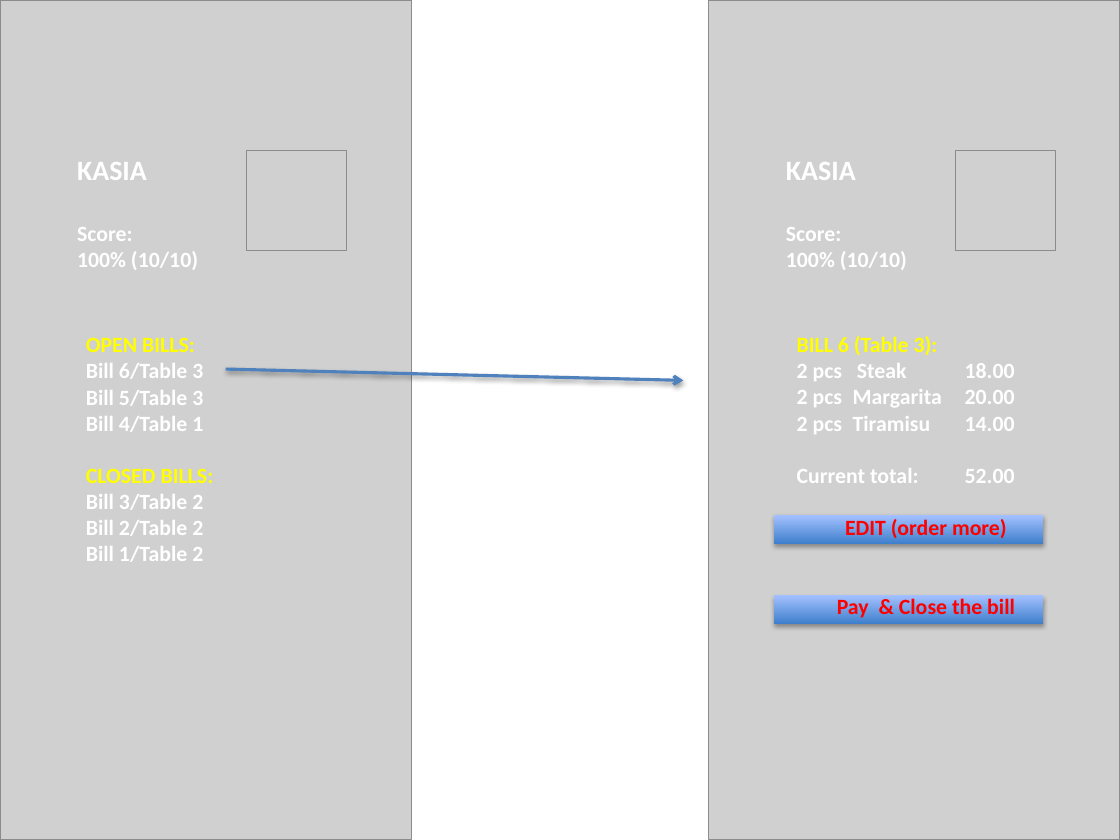
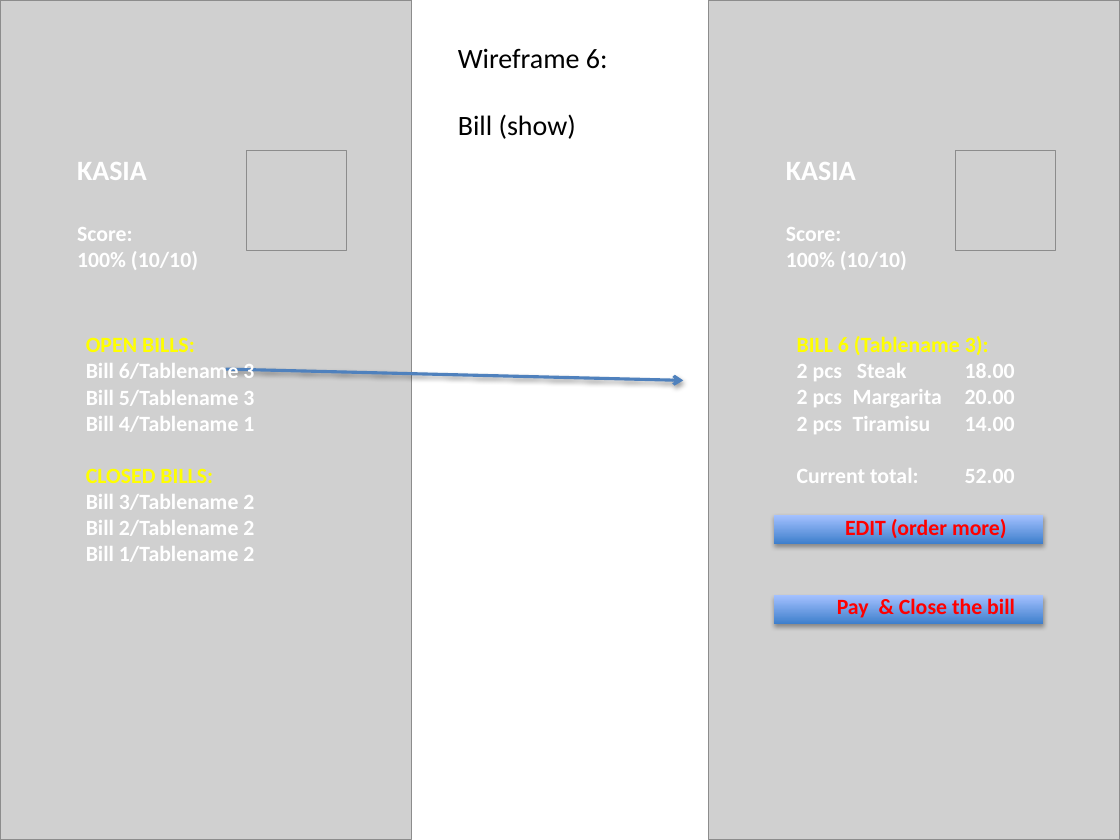
Before and after one commit to orbitka/RESTaurantApp, a slide deck: slide 10 of ERD+wireframes.pptx. Drawn at 1120x840 pixels with LibreOffice and Linux fonts; fonts in the diff are those of the drawing; grey boxes stand for pictures. Boxes give left, top, right and bottom in pixels: in the first picture for what was removed or moved away, otherwise in the second. Text is boxed around its words. In the diff, an @@ line names an element or a change of style, - is before the commit and + after.

```diff
--- a/ERD+wireframes.pptx
+++ b/ERD+wireframes.pptx
@@ text added at bbox=[458, 48, 608, 139], 18 pt, text #000000 @@
+Wireframe 6:
+Bill (show)
@@ text at bbox=[797, 336, 989, 355]: text changed @@
-BILL 6 (Table 3):
+BILL 6 (Tablename 3):
@@ text at bbox=[86, 363, 254, 432]: text changed @@
-Bill 6/Table 3
-Bill 5/Table 3
-Bill 4/Table 1
+Bill 6/Tablename 3
+Bill 5/Tablename 3
+Bill 4/Tablename 1
@@ text at bbox=[86, 494, 254, 562]: text changed @@
-Bill 3/Table 2
-Bill 2/Table 2
-Bill 1/Table 2
+Bill 3/Tablename 2
+Bill 2/Tablename 2
+Bill 1/Tablename 2
```
Also in this commit, not shown: 8 other slides changed, 59 other files.
